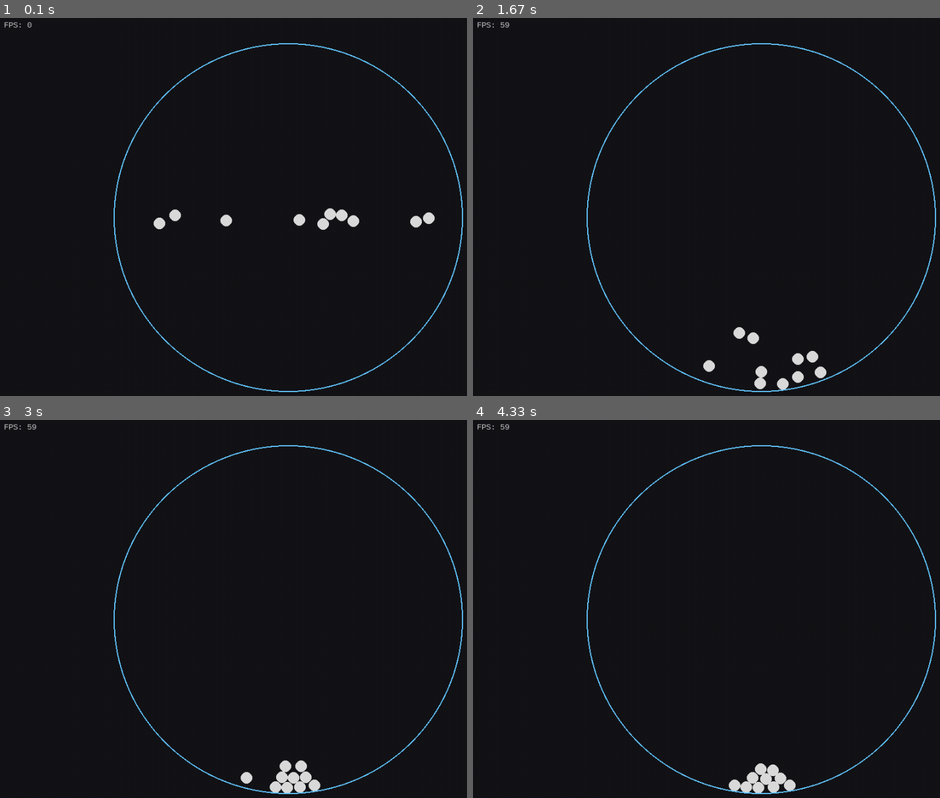
Above: before the commit, frames 1-4 (two rows, left to right).
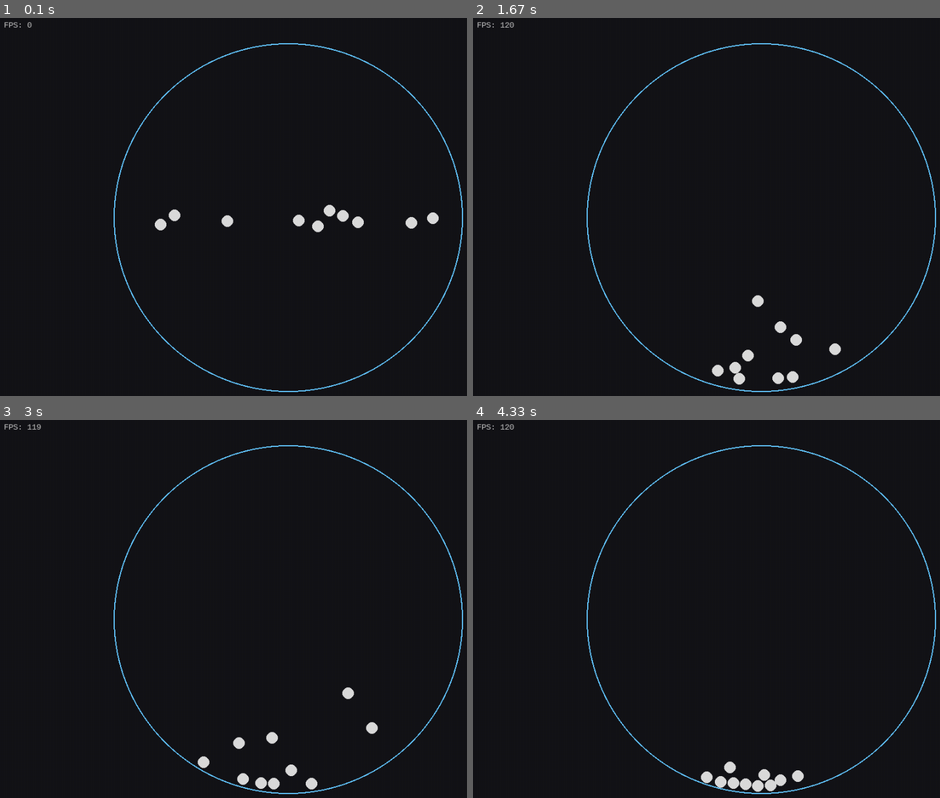
Above: after the commit, the same moments.

Repository: pvsssss/physics-engine-v2
Game: pygame game, started from main.py
The game is run twice, just before and just after one commit, with the same random seed, the same clock (stepped at 60 frames per second) and the same inputs.
Inputs:
- Up to frame 1 (0.1 s): no input
- Up to frame 2 (1.67 s): tap Space at 0.33, 0.73, 1.03, 1.23, 1.57 s
- Up to frame 3 (3 s): tap Space at 1.87, 2.07, 2.37, 2.63, 2.97 s; tap S at 2.15 s
- Up to frame 4 (4.33 s): tap Space at 3.27, 3.4, 3.8, 4.1 s; tap S at 3.48 s

The runs differ from the first frame. In frame 1, 0.5% of the frame differs, in the area x 32-94%, y 49-57%; in frame 2, 1.2%, in the area x 5-79%, y 1-99%; in frame 3, 1.0%; in frame 4, 0.7%.

Commit message:
before warm start and cloth sim

Diff:
--- a/engine/physics/integrate.py
+++ b/engine/physics/integrate.py
@@ -7,19 +7,19 @@
 def integrate_particle(p: Particle, dt: float) -> None:
     """
     Advances a single particle by one timestep using
-    semi-implicit Euler integration.
+    Velocity Verlet integration.
 
-    Semi-implicit Euler:
-    1. v_new = v_old + a * dt  (explicit velocity update)
-    2. x_new = x_old + v_new * dt  (implicit position update using new velocity)
+    Velocity Verlet algorithm:
+    1. x_new = x + v*dt + 0.5*a*dt^2     (position from current velocity and acceleration)
+    2. a_new = F/m                        (compute new acceleration at new position)
+    3. v_new = v + 0.5*(a + a_new)*dt    (velocity from average of old and new acceleration)
 
-    This gives much better energy conservation than explicit Euler.
+    This gives excellent energy conservation and is more stable than Euler methods.
 
     Assumes:
-     forces have already been accumulated
-     collisions are handled elsewhere
+        forces have already been accumulated
+        collisions are handled elsewhere
     """
-
     if not p.alive:
         return
 
@@ -32,15 +32,33 @@
         p.force.y = 0.0
         return
 
-    # acceleration from accumulated forces
-    # a = F / m = F * inv_mass
-    accel = p.force * p.inv_mass
+    # Store current acceleration from last frame
+    accel_old_x = p.acceleration.x
+    accel_old_y = p.acceleration.y
 
-    # velocity integration (semi-implicit Euler
-    # v_new = v_old + a * dt
-    p.velocity.x += accel.x * dt
-    p.velocity.y += accel.y * dt
+    # Step 1: Update position using current velocity and acceleration
+    # x_new = x + v*dt + 0.5*a*dt^2
+    dt_sq = dt * dt
+    p.position.x += p.velocity.x * dt + 0.5 * accel_old_x * dt_sq
+    p.position.y += p.velocity.y * dt + 0.5 * accel_old_y * dt_sq
 
+    # Step 2: Calculate NEW acceleration at new position
+    accel_new_x = p.force.x * p.inv_mass
+    accel_new_y = p.force.y * p.inv_mass
+
+    # Store new acceleration for next frame
+    p.acceleration.x = accel_new_x
+    p.acceleration.y = accel_new_y
+
+    # Step 3: Update velocity using AVERAGE of old and new acceleration
+    # v_new = v + 0.5*(a_old + a_new)*dt
+    avg_accel_x = 0.5 * (accel_old_x + accel_new_x)
+    avg_accel_y = 0.5 * (accel_old_y + accel_new_y)
+
+    p.velocity.x += avg_accel_x * dt
+    p.velocity.y += avg_accel_y * dt
+
+    # Apply damping
     if p.damping > 0.0:
         # Exponential decay: v *= (1 - damping)^dt
         # This ensures consistent behavior regardless of timestep
@@ -49,27 +67,26 @@
         p.velocity.x *= damping_factor
         p.velocity.y *= damping_factor
 
+    # Sleep detection
     speed_sq = p.velocity.length_squared()
     threshold_sq = p.sleep_threshold * p.sleep_threshold
 
     if speed_sq < threshold_sq:
         p.sleep_timer += dt
-        if p.sleep_timer >= 0.5:
+        if p.sleep_timer >= 0.3:
             # Put particle to sleep
             p.sleeping = True
             p.velocity.x = 0.0
             p.velocity.y = 0.0
             p.force.x = 0.0
             p.force.y = 0.0
-            return  # Don't update position this frame
+            p.acceleration.x = 0.0
+            p.acceleration.y = 0.0
+            return  # Don't clear forces below
     else:
         # Particle moving fast enough - reset sleep timer
         p.sleep_timer = 0.0
 
-    # x_new = x_old + v_new * dt  (using UPDATED velocity)
-    p.position.x += p.velocity.x * dt
-    p.position.y += p.velocity.y * dt
-
     # Clear forces for next frame
     p.force.x = 0.0
     p.force.y = 0.0
--- a/engine/physics/particle.py
+++ b/engine/physics/particle.py
@@ -25,6 +25,7 @@
     alive: bool = True
 
     force: Vec2 = field(default_factory=lambda: Vec2(0.0, 0.0))
+    acceleration: Vec2 = field(default_factory=lambda: Vec2(0.0, 0.0))
     inv_mass: float = field(init=False)
     sleeping: bool = field(default=False, init=False)
     sleep_timer: float = field(default=0.0, init=False)
--- a/engine/physics/particle_system.py
+++ b/engine/physics/particle_system.py
@@ -1,4 +1,5 @@
 from __future__ import annotations
+
 from typing import List
 
 from engine.physics.particle import Particle
@@ -42,7 +43,7 @@
         # State
         self.paused: bool = False
         self.broadphase = SpatialHashGrid(cell_size=2.0 * 10)
-        self.solver_iterations = 16
+        self.solver_iterations = 20
         self.containers: list[Container] = []
         self.constraints: list[Constraint] = []
 
@@ -91,7 +92,7 @@
             for force in self.local_forces:
                 force.apply(p, dt)
 
-        # 2. Integrate particles FIRST (before constraints)
+        # 2. Integrate particles
         for p in self.particles:
             integrate_particle(p, dt)
 
@@ -115,19 +116,17 @@
             for container in self.containers:
                 contacts.extend(container.generate_contacts(p))
 
-        # 5. Solve collisions AND constraints iteratively
+        # 5. IMPROVED: Solve collisions AND positional correction iteratively
+        # This distributes corrections across iterations, reducing wave artifacts
         for _ in range(self.solver_iterations):
-            # Solve collisions
+            # Solve collisions with positional correction in same iteration
             for contact in contacts:
                 resolve_contact(contact)
+                positional_correction(contact)
 
             # Solve constraints (with dt for velocity correction)
             for constraint in self.constraints:
                 constraint.solve(dt)
 
-        # 6. Apply positional correction ONCE at the end
-        for contact in contacts:
-            positional_correction(contact)
-
-        # 7. Cleanup
+        # 6. Cleanup
         self.remove_dead()
--- a/engine/physics/solver.py
+++ b/engine/physics/solver.py
@@ -1,8 +1,8 @@
 from __future__ import annotations
+
 import math
 
 from engine.physics.contact import Contact
-
 
 # Velocity threshold for treating collision as resting (non-bouncy)
 RESTING_VELOCITY_THRESHOLD = 1.0
@@ -12,8 +12,8 @@
 
 # Thresholds for waking sleeping particles
 # Only wake if collision is significant enough to matter
-WAKE_THRESHOLD_VELOCITY = 0.1  # Wake if relative velocity > this
-WAKE_THRESHOLD_PENETRATION = 0.1  # Wake if penetration > this
+WAKE_THRESHOLD_VELOCITY = 2.0  # INCREASED: Less sensitive to micro-collisions
+WAKE_THRESHOLD_PENETRATION = 0.5  # INCREASED: Tolerate more overlap before waking
 
 
 def resolve_contact(contact: Contact) -> None:
@@ -26,7 +26,6 @@
     2. Apply normal impulse (handles bounce/collision response)
     3. Apply friction impulse (handles sliding/sticking)
     """
-
     a = contact.a
     b = contact.b
 
@@ -42,6 +41,7 @@
 
     # relative velocity at contact
     rv = b.velocity - a.velocity
+
     # relative velocity at contact along collision normal
     vel_along_normal = rv.dot(contact.normal)
 
@@ -59,7 +59,6 @@
         if hasattr(a, "sleeping") and a.sleeping and inv_mass_a > 0.0:
             a.sleeping = False
             a.sleep_timer = 0.0
-
         if hasattr(b, "sleeping") and b.sleeping and inv_mass_b > 0.0:
             b.sleeping = False
             b.sleep_timer = 0.0
@@ -76,11 +75,6 @@
     j = -(1.0 + restitution) * vel_along_normal
     j /= inv_mass_a + inv_mass_b
 
-    # debug statement
-    # if inv_mass_a > 0.0 and inv_mass_b > 0.0:  # Both dynamic
-    #     print(
-    #         f"P-P Collision: vel_along_normal={vel_along_normal:.1f}, j={j:.1f}, restitution={restitution:.2f}"
-    #     )
     impulse = contact.normal * j
 
     if inv_mass_a > 0.0:
@@ -91,10 +85,6 @@
         b.velocity.x += impulse.x * inv_mass_b
         b.velocity.y += impulse.y * inv_mass_b
 
-    # debug statement
-    # if hasattr(a, "position") and abs(a.position.y - 700) < 20:  # Near bottom wall
-    #     print(f"After impulse: a.vel.y={a.velocity.y:.1f}, impulse.y={impulse.y:.1f}")
-
     # Recompute relative velocity after normal impulse
     # (friction acts on the velocities AFTER collision response)
     rv = b.velocity - a.velocity
@@ -102,7 +92,6 @@
     # Tangent direction (perpendicular to normal, in plane of sliding)
     # tangent = rv - (rv · n) * n
     tangent = rv - contact.normal * rv.dot(contact.normal)
-
     tangent_len_sq = tangent.length_squared()
 
     # if no tangential velocity then no friction needed
@@ -120,6 +109,7 @@
 
     if abs(vel_along_normal) < 2.0:  # Very slow collision
         return
+
     # applying coulomb friction
     # friction cannot exceed μ * normal_force
     max_friction = j * mu
@@ -138,6 +128,13 @@
 
 
 def positional_correction(contact: Contact) -> None:
+    """
+    Applies positional correction to resolve penetration.
+
+    IMPROVED: Reduced correction percentage and increased slop tolerance
+    to minimize wave artifacts in stacks. Disabled velocity adjustment
+    to prevent energy injection.
+    """
     a = contact.a
     b = contact.b
 
@@ -147,9 +144,13 @@
     if inv_mass_a + inv_mass_b == 0.0:
         return
 
-    percent = 0.3
-    slop = 0.05
-    MAX_CORRECTION_PER_ITERATION = 1.0
+    # IMPROVED: Reduced from 0.3 to 0.2 for gentler correction
+    percent = 0.2
+
+    # IMPROVED: Increased from 0.05 to 0.15 to tolerate more penetration
+    slop = 0.15
+
+    MAX_CORRECTION_PER_ITERATION = 0.5
 
     correction_mag = max(contact.penetration - slop, 0.0)
     correction_mag /= inv_mass_a + inv_mass_b
@@ -158,32 +159,17 @@
 
     correction = contact.normal * correction_mag
 
-    # NEW: Velocity adjustment factor
-    # This removes velocity in the correction direction to prevent oscillation
-    velocity_adjustment_factor = 0.2  # 20% of correction affects velocity
-
+    # Apply position correction
     if inv_mass_a > 0.0:
         a.position.x -= correction.x * inv_mass_a
         a.position.y -= correction.y * inv_mass_a
-
-        # NEW: Adjust velocity to match position change
-        # This prevents the particle from "bouncing back" next frame
-        vel_correction = contact.normal * (
-            correction_mag * inv_mass_a * velocity_adjustment_factor
-        )
-        a.velocity.x -= vel_correction.x
-        a.velocity.y -= vel_correction.y
 
     if inv_mass_b > 0.0:
         b.position.x += correction.x * inv_mass_b
         b.position.y += correction.y * inv_mass_b
 
-        # NEW: Adjust velocity
-        vel_correction = contact.normal * (
-            correction_mag * inv_mass_b * velocity_adjustment_factor
-        )
-        b.velocity.x += vel_correction.x
-        b.velocity.y += vel_correction.y
+    # IMPROVED: Velocity adjustment disabled (was 0.05)
+    # This prevents energy injection that causes jitter in stacks
 
 
 def solve_contact(contact: Contact) -> None:
--- a/engine/physics/static_body.py
+++ b/engine/physics/static_body.py
@@ -14,5 +14,5 @@
     inv_mass: float = 0.0
     velocity: Vec2 = Vec2(0.0, 0.0)
     restitution: float = 0.8
-    friction: float = 0.2
+    friction: float = 0.1
     alive: bool = True
--- a/engine/scenes/circle_container_scene.py
+++ b/engine/scenes/circle_container_scene.py
@@ -36,8 +36,9 @@
             velocity=Vec2(random.uniform(-100.0, 100.0), random.uniform(-100.0, 100.0)),
             radius=10.0,
             mass=1.0,
-            restitution=0.6,
-            friction=0.3,
-            sleep_threshold=4.5,
+            restitution=0.7,
+            friction=0.1,
+            damping=0.0,
+            sleep_threshold=10,
         )
         system.add_particle(p)
--- a/main.py
+++ b/main.py
@@ -26,11 +26,11 @@
     # Main loop
     running = True
     clock = pygame.time.Clock()
-    FIXED_DT = 1.0 / 120.0  # physics timestep
+    FIXED_DT = 1.0 / 144.0  # physics timestep
     accumulator = 0.0
 
     while running:
-        frame_dt = clock.tick(60) / 1000.0
+        frame_dt = clock.tick(144) / 1000.0
         accumulator += frame_dt
 
         # Events
